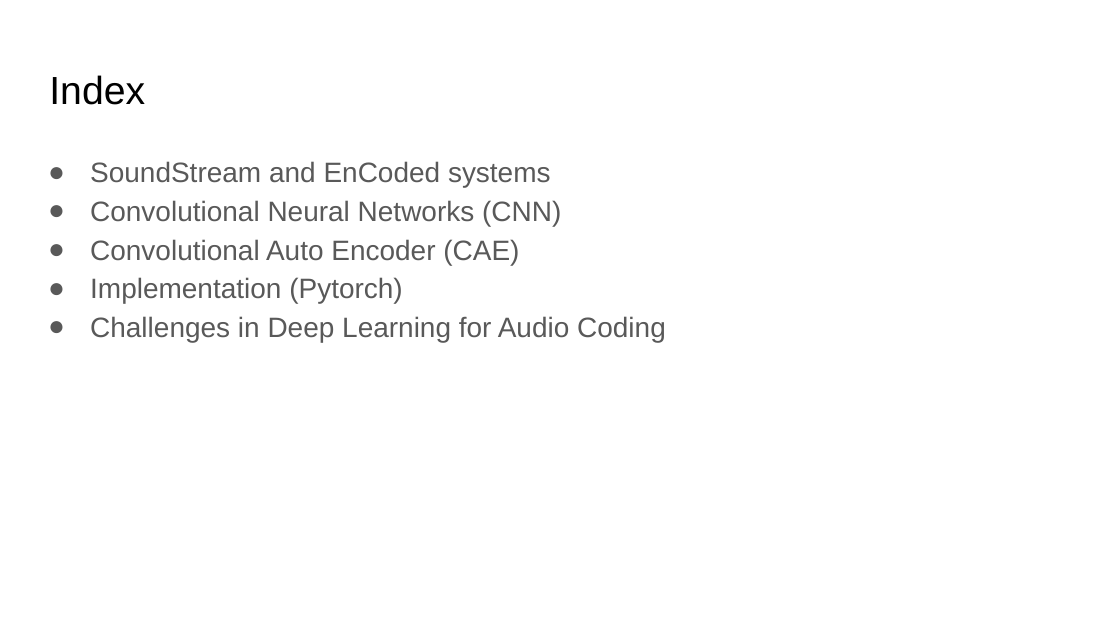
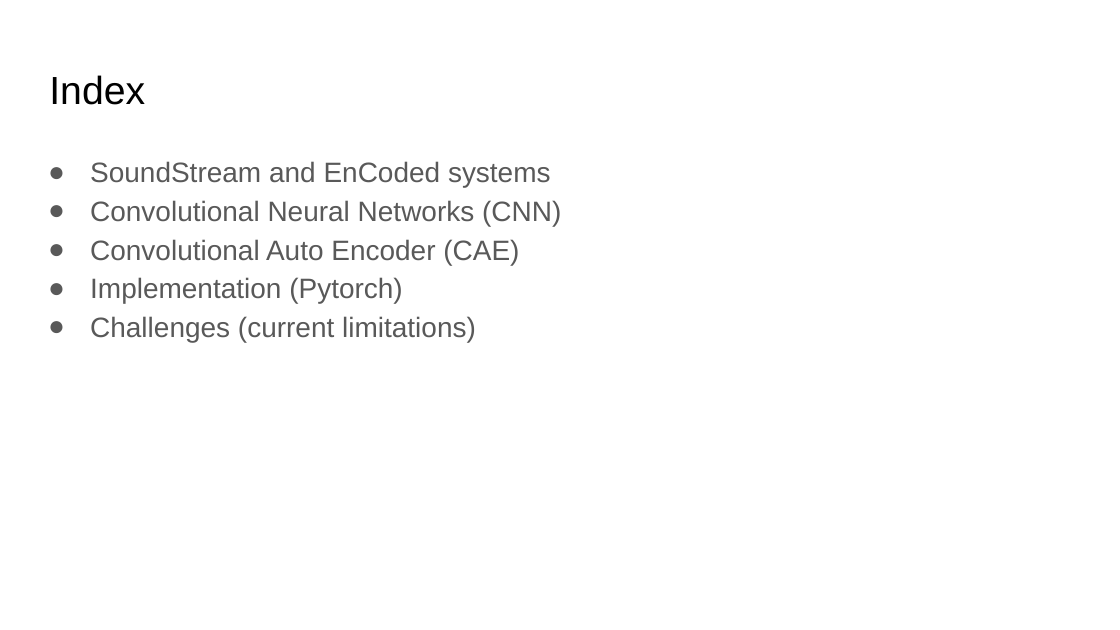
Before and after one commit to xserra/audio-coding-materials, a slide deck: slide 2 of lectures/6. Neural audio compression.pptx. Drawn at 1120x630 pixels with LibreOffice and Linux fonts; fonts in the diff are those of the drawing. Boxes give left, top, right and bottom in pixels: in the first picture for what was removed or moved away, otherwise in the second. Text is boxed around its words. In the diff, an @@ line names an element or a change of style, - is before the commit and + after.

```diff
--- a/lectures/6. Neural audio compression.pptx
+++ b/lectures/6. Neural audio compression.pptx
@@ text at (90, 316, 476, 342): text changed @@
-● Challenges in Deep Learning for Audio Coding
+● Challenges (current limitations)
```
Also in this commit, not shown: 3 other slides changed, 3 slides added.
